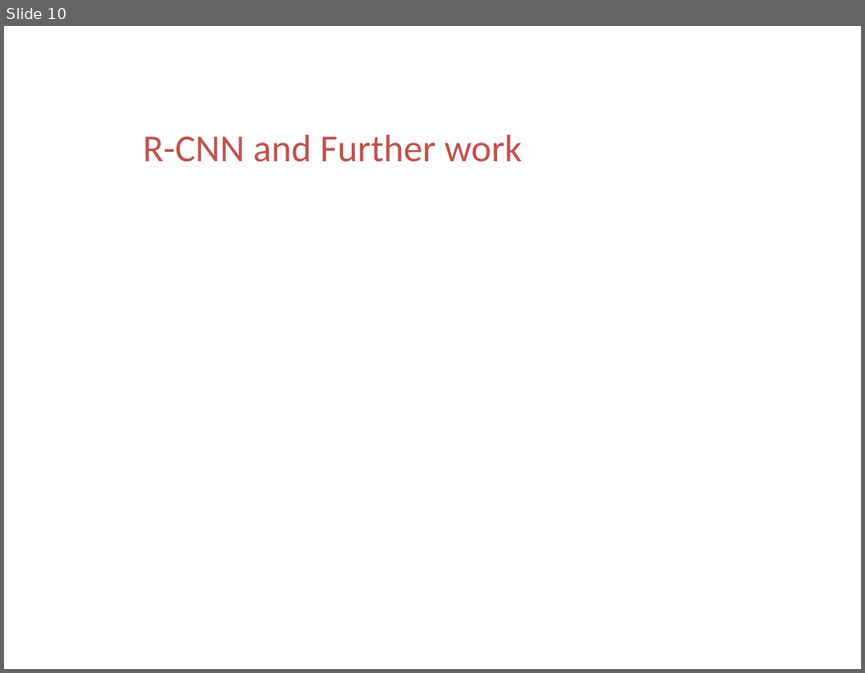
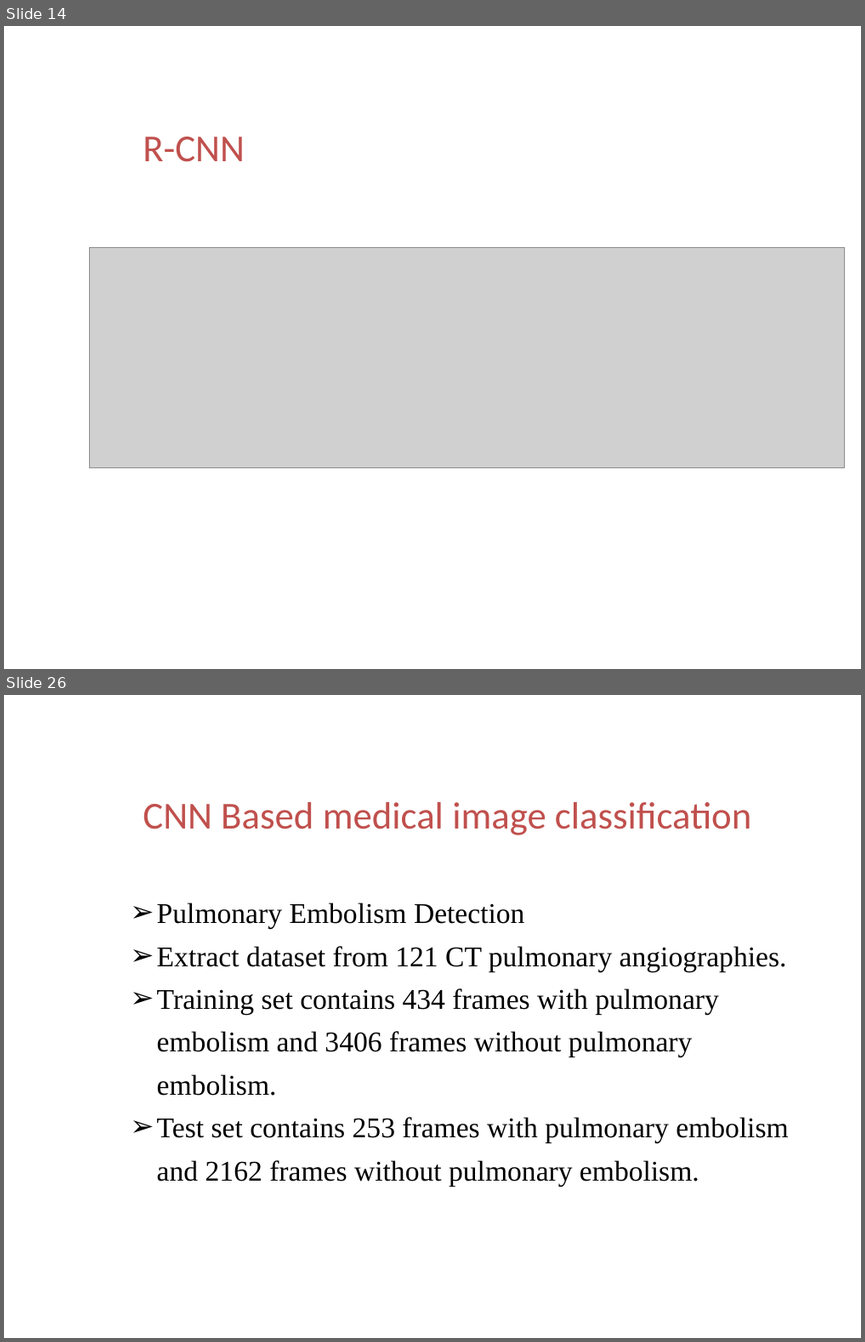
Before and after one commit to ttomchy/CV_2Project, a slide deck: presentation.pptx. Shown one above the other, each under a label of ours: slide 10 before the commit, slides 14 and 26 after it; the slides between them are not shown. The pictures are 865x673 and 865x1342 pixels, drawn with LibreOffice and Linux fonts; fonts in the diff are those of the drawing; grey boxes stand for pictures; background and template pictures are left out. Boxes give left, top, right and bottom in pixels: in the first picture for what was removed or moved away, otherwise in the second. Text is boxed around its words. In the diff, an @@ line names an element or a change of style, - is before the commit and + after.

```diff
--- a/presentation.pptx
+++ b/presentation.pptx
@@ slide 26 added at <box>4,695,861,1338</box>, background picture (left out) @@
@@ text added at <box>69,791,121,839</box>, 28 pt, text #FFFFFF, bold @@
+04
@@ text added at <box>143,802,751,835</box>, 32 pt, text #C0504D @@
+CNN Based medical image classification
@@ text added at <box>157,902,788,1185</box>, 24 pt, text #000000 @@
+➢ Pulmonary Embolism Detection
+➢ Extract dataset from 121 CT pulmonary angiographies.
+➢ Training set contains 434 frames with pulmonary embolism and 3406 frames without pulmonary embolism.
+➢ Test set contains 253 frames with pulmonary embolism and 2162 frames without pulmonary embolism.
@@ what was slide 10 is now slide 14 @@
@@ slide 14 changed as well @@
@@ text at <box>143,136,245,162</box>: text changed @@
-R-CNN and Further work
+R-CNN
@@ picture added at <box>90,247,845,467</box> @@
```
Also in this commit, not shown: 3 other slides changed, 27 other slides added, 2 slides removed.
